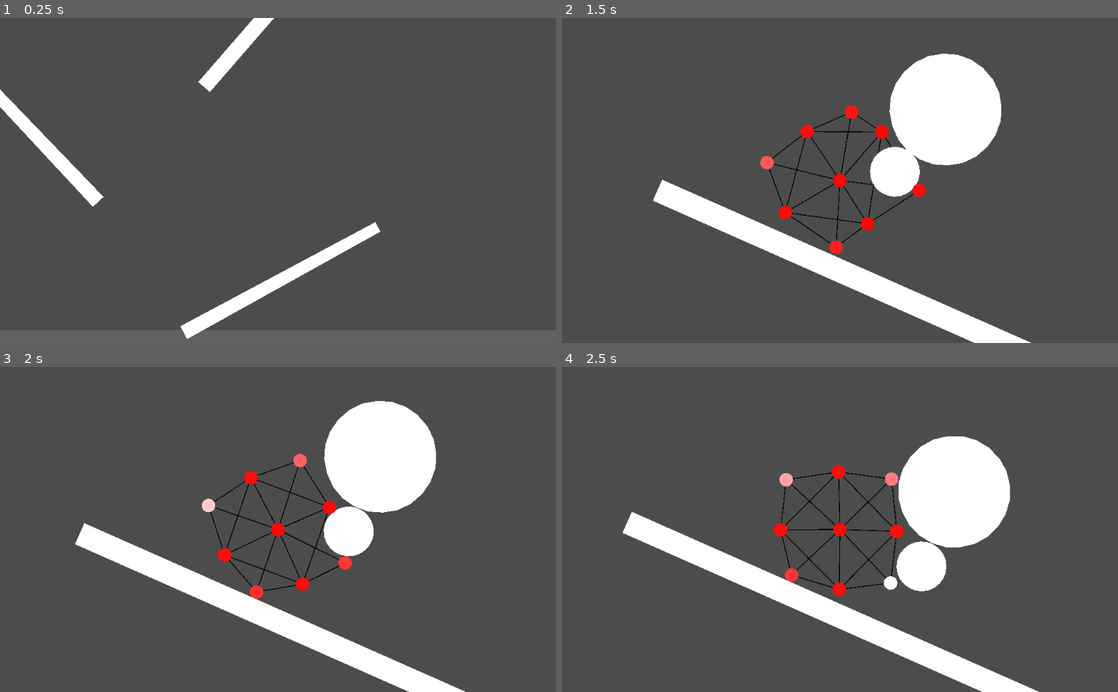
Above: before the commit, frames 1-4 (two rows, left to right).
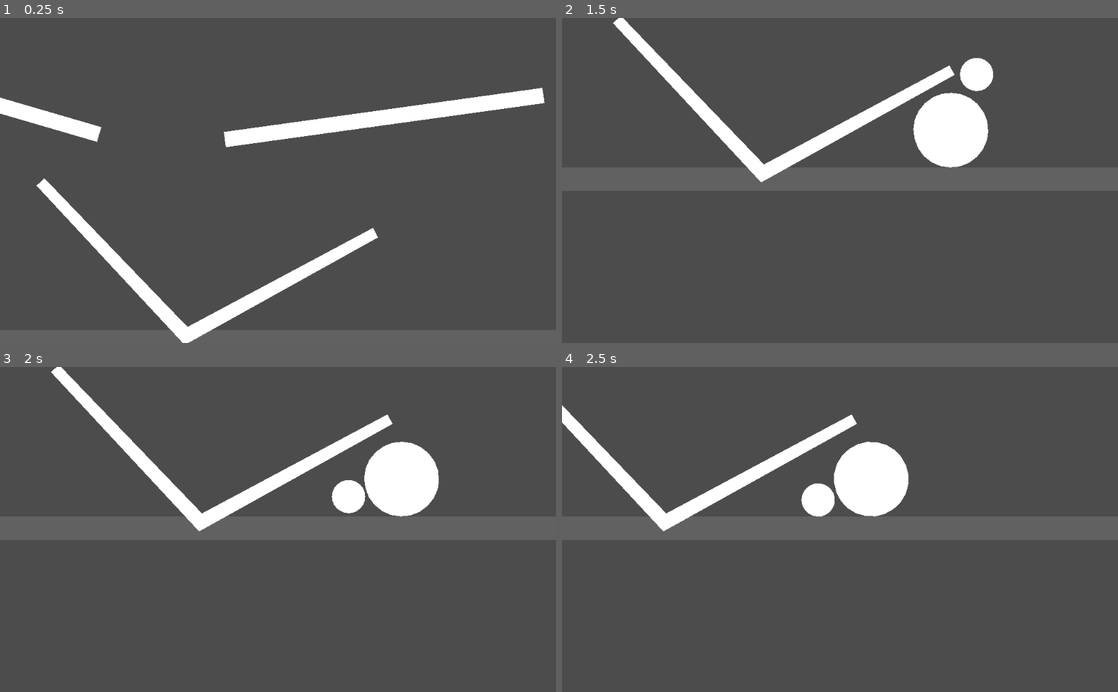
Above: after the commit, the same moments.

Repository: bustedwallstudios/Softbody
Game: Godot game, scene res://2dWorld.tscn
Same seed, same stepped clock (60 frames per second), same inputs: the game is played once before the commit and once after it.
Inputs (mouse positions are in pixels of both pictures, inside the frame that each line leads up to):
- Up to frame 1 (0.25 s): no input
- Up to frame 2 (1.5 s): tap Enter (enterKey) at 0.5 s; move the mouse to (962, 164) at 0.52 s; hold Right (ui_right) 0.53-1.28 s; hold S (camDown) 0.53-1.28 s; tap Keypad Enter (ui_accept) at 0.77 s; move the mouse to (934, 135) at 1.27 s; hold Down (ui_down) from 1.28 s (still down); tap A (camLeft) at 1.35 s
- Up to frame 3 (2 s): keep holding Down (ui_down); tap Keypad Enter (ui_accept) at 1.52 s
- Up to frame 4 (2.5 s): move the mouse to (940, 458) at 2.02 s; release Down (ui_down) at 2.03 s; hold Right (ui_right) from 2.03 s (still down); hold D (camRight) from 2.03 s (still down)

The runs differ from the first frame. In frame 1, 7.8% of the frame differs, in the area x 0-98%, y 0-100%; in frame 2, 12%; in frame 3, 13%; in frame 4, 18%, in the area x 0-86%, y 11-100%.
Error after the commit: Parse Error: The identifier "pressureFactor" isn't declared in the current scope. (res://Objects/SquishyBall.gd:168)

Commit message:
started trying to fix the pressure-based body

Diff:
--- a/2dWorld.tscn
+++ b/2dWorld.tscn
@@ -4,7 +4,7 @@
 [ext_resource path="res://MiscScripts/Draggable2.gd" type="Script" id=2]
 [ext_resource path="res://MiscScripts/Draggable.gd" type="Script" id=3]
 [ext_resource path="res://MiscScripts/Rotate.gd" type="Script" id=4]
-[ext_resource path="res://Objects/SquishyBody.tscn" type="PackedScene" id=5]
+[ext_resource path="res://Objects/SquishyBall.tscn" type="PackedScene" id=5]
 [ext_resource path="res://MiscScripts/WorldCamera.gd" type="Script" id=6]
 
 [sub_resource type="RectangleShape2D" id=3]
@@ -38,7 +38,7 @@
 
 [node name="Ground" type="StaticBody2D" parent="World"]
 position = Vector2( 0, 621 )
-scale = Vector2( 10000, 5 )
+scale = Vector2( 1000, 5 )
 __meta__ = {
 "_edit_group_": true
 }
@@ -53,8 +53,8 @@
 polygon = PoolVector2Array( -5.95, -0.225, 5.95, -0.225, 5.95, 1.075, -5.95, 1.075 )
 
 [node name="RotatingBeam" type="StaticBody2D" parent="World"]
-position = Vector2( -1696, -2445 )
-rotation = 0.417134
+position = Vector2( 503, -587 )
+rotation = -0.137881
 scale = Vector2( 1.475, 5 )
 constant_linear_velocity = Vector2( 0.269, 0 )
 __meta__ = {
@@ -69,8 +69,8 @@
 polygon = PoolVector2Array( -546, 3.99805, -546, -13.002, 659, -12.9976, 659, 4.00244 )
 
 [node name="RotatingBeam4" type="StaticBody2D" parent="World"]
-position = Vector2( 76.0001, -1388 )
-rotation = -3.99855
+position = Vector2( -1600, -728 )
+rotation = -2.8571
 scale = Vector2( 1.172, 5 )
 __meta__ = {
 "_edit_group_": true
@@ -84,7 +84,7 @@
 polygon = PoolVector2Array( -546, 3.99805, -546, -13.002, 659, -12.9976, 659, 4.00244 )
 
 [node name="RotatingBeam2" type="StaticBody2D" parent="World"]
-position = Vector2( -35, 314 )
+position = Vector2( -48, 346 )
 rotation = -0.493928
 scale = Vector2( 1.016, 3.251 )
 script = ExtResource( 4 )
@@ -103,7 +103,7 @@
 polygon = PoolVector2Array( -27.2157, -0.289926, 32.9624, -0.241419, 32.9287, 0.677203, -27.2257, 0.947976 )
 
 [node name="RotatingBeam3" type="StaticBody2D" parent="World"]
-position = Vector2( -1364, -556 )
+position = Vector2( -857, 209 )
 rotation = 3.9619
 scale = Vector2( 1, 3.251 )
 script = ExtResource( 4 )
@@ -122,7 +122,7 @@
 polygon = PoolVector2Array( -27.2157, -0.289926, 32.9624, -0.241419, 32.9287, 0.677203, -27.2257, 0.947976 )
 
 [node name="Beam" type="RigidBody2D" parent="World"]
-position = Vector2( -2182, 112 )
+position = Vector2( -2936, 137 )
 mass = 20.0
 gravity_scale = 3.72
 can_sleep = false
@@ -142,7 +142,7 @@
 polygon = PoolVector2Array( -16.9075, -0.197987, 20.0952, -0.13546, 20.0282, 3.01541, -16.674, 2.99974 )
 
 [node name="Ball" type="RigidBody2D" parent="World"]
-position = Vector2( -2003, 76 )
+position = Vector2( -2893, -204 )
 collision_layer = 3
 collision_mask = 3
 input_pickable = true
@@ -187,18 +187,18 @@
 scale = Vector2( 44.924, 44.925 )
 polygon = PoolVector2Array( -4.45, 1.625, -4.6, 0.425001, -4.45, -0.775, -4, -1.875, -3.25, -2.825, -2.3, -3.575, -1.2, …(247 unchanged characters)…
 
-[node name="SquishyBody" parent="." instance=ExtResource( 5 )]
-position = Vector2( -2091, -3485 )
-pointsHorz = 3
-pointsVert = 3
-sizeInPx = 380
-pointRadius = 25.0
-stiffness = 15.0
-edgeBulges = 0.977
-gravity = Vector2( 0, 14.965 )
-forceTint = true
-showPoints = true
-showOutline = false
+[node name="SquishyBall" parent="." instance=ExtResource( 5 )]
+position = Vector2( -1547, -1172 )
+radiusInPx = 123
+pointsAroundCircle = null
+pointRadius = null
+mass = null
+gravity = Vector2( 0, 3.636 )
+showLines = null
+showPoints = null
+showPolygon = null
+showOutline = null
+pressureFactor = null
 
 [connection signal="input_event" from="World/Ball" to="World/Ball" method="inputEvent"]
 [connection signal="input_event" from="World/BigBall" to="World/BigBall" method="inputEvent"]
--- a/Objects/PhysicsPoint.tscn
+++ b/Objects/PhysicsPoint.tscn
@@ -7,6 +7,7 @@
 [sub_resource type="CircleShape2D" id=1]
 
 [node name="PhysicsPoint" type="RigidBody2D"]
+collision_mask = 0
 physics_material_override = SubResource( 2 )
 gravity_scale = 0.0
 continuous_cd = 1
--- a/Objects/Spring.gd
+++ b/Objects/Spring.gd
@@ -5,12 +5,12 @@
 # IMMEDIATELY when the thing starts, TO CONVERT THEM TO AN ACTUAL NODE.
 var hasConvertedStupidNodePaths = false
 
-export (NodePath) var PointA
-export (NodePath) var PointB
+var PointA
+var PointB
 
 # stiffness and dampingFactor are both set by the squishyBody itself.
 var stiffness:float
-var dampingFactor:float # We multiply the velocity by this each frame, to prevent it from flying off to infinity
+var dampingFactor:float
 
 # The deformity of the springs. The higher this value is, the less the spring will spring back, and
 # the more it will permanently conform to the forces applied.
@@ -51,12 +51,14 @@
 		$Line2D.clear_points()
 		$Line2D.hide()
 
-	convertStupidNodePaths()
+	if not hasConvertedStupidNodePaths:
+			convertStupidNodePaths()
 
 func convertStupidNodePaths():
 	# Change the |path to the node| to the node itself
 	PointA = get_node(PointA)
 	PointB = get_node(PointB)
+	hasConvertedStupidNodePaths = true
 
 var t = 0
 # warning-ignore:unused_argument
@@ -71,8 +73,8 @@
 	# This is used in hookesLawToFindForce() and findPressureForce()
 	currentLength = (PointB.global_position - PointA.global_position).length()
 
-	var springForce:float  = hookesLawToFindForce()
-	var dampingForce:float = findDampingForce()
+	var springForce:float  = hookesLawToFindForce() * (delta*60)
+	var dampingForce:float = findDampingForce()     * (delta*60)
 
 	var totalForce:float = springForce + dampingForce
 
@@ -84,9 +86,9 @@
 
 	# If this is a ball body, instead of a mesh-like square one, we'll do the calculations
 	# to figure out the pressure-based forces.
-	if false:
+	if isBall:
 		# The AMOUNT of pressure that we will apply to the points
-		var pressureForce:float = findPressureForce() * pressureFactor
+		var pressureForce:float = findPressureForce() * pressureFactor * (delta*60)
 
 		# The direction we are to apply the force in is perpendicular to the spring,
 		# pointing outwards. This will push them both away from the center of the ball,
@@ -208,7 +210,7 @@
 
 func findPressureForce() -> float:
 	# Get the pressure from the squishyball
-	var pressure:float = PointA.get_parent().p
+	var pressure:float = PointA.get_parent().p # float
 
 	# Get the vector pointing from A to B
 	var vectorBetweenPoints:Vector2 = PointB.global_position - PointA.global_position
--- a/Objects/SquishyBall.gd
+++ b/Objects/SquishyBall.gd
@@ -19,9 +19,10 @@
 export (float) var pointRadius = 10
 
 # These will be applied to each spring as they are created
+# Stiffness is not important in the squishy ball; the edges should remain pretty solid.
 # Damping factor is only really useful if it is set to exactly the same thing as stiffness,
 # so I have removed the ability to control that from the node.
-export (float, 0, 15) var stiffness = 10
+var stiffness = 13
 var dampingFactor
 
 export (float) var mass = 1
@@ -42,9 +43,6 @@
 
 var n # Amount of substance within the ball: constant (calculated in _ready())
 const R:float = 8.31446261815324 # Ideal gas constant: constant (obviously)
-
-# The pressure is literally just multiplied by this during the calculation
-export (float) var pressureFactor = 1
 
 # The formula to calculate pressure is PV = nRT, but T is temp (we don't care
 # about that), and all we actually need is pressure. Thus, we rearrange the
@@ -58,7 +56,7 @@
 	# 2 springs on each point)
 	dampingFactor = stiffness * 1.5
 
-	# n is the area of the shape in pixels
+	# n is the amount of "gas" within the ball (nothing's really there of course)
 	n = radiusInPx
 
 	# This will equal the circumference of the circle / the point count.
@@ -100,9 +98,8 @@
 		# Calculate the position to put it at around the circle
 		var directionVector = Vector2(cos(angle), sin(angle))
 		var nodePosition    = directionVector * radiusInPx
-		angle += angleApart # Increase the angle that we'll create the next one at
-
-		# Initiate a new point in memory
+
+		# Initiate a new point
 		var newPoint = PhysicsPoint.instance()
 
 		# Put the new point where it should be
@@ -114,7 +111,7 @@
 
 		# Adjust the color to give the whole squishy body a nice rainbow across it
 		# We have to multiply it by 1.0 to prevent it from rounding to 0 no matter what -_-
-		newPoint.get_node("Marker").color = Color.from_hsv((pointIdx*1.0)/(pointsAroundCircle *1.0), 1, 1)
+		newPoint.get_node("Marker").color = Color.from_hsv((pointIdx*1.0)/(pointsAroundCircle*1.0), 1, 1)
 
 		# All the points need to have the same mass
 		newPoint.mass = mass
@@ -130,6 +127,8 @@
 
 		# And add it to the array so we can easily remember which are which
 		bodyPoints.append(newPoint.get_path())
+
+		angle += angleApart # Increase the angle that we'll create the next one at
 
 func initiateSprings():
 	# Loop the same amount of times as we have points in the circle
@@ -146,16 +145,15 @@
 			# Create a spring attached to the current and next points
 			createSpring(i, i+1, str(i), pxBetweenPoints)
 
-	var halfDistAround = int(pointsAroundCircle/2)
-
-	for i in range(0, halfDistAround):
-		var oppositeIdx = (i + halfDistAround) % pointsAroundCircle
-		createSpring(i, oppositeIdx, str(i) + "long", radiusInPx*2)
+#	var halfDistAround = int(pointsAroundCircle/2)
+#
+#	for i in range(0, halfDistAround):
+#		var oppositeIdx = (i + halfDistAround) % pointsAroundCircle
+#		createSpring(i, oppositeIdx, str(i) + "long", radiusInPx*2)
 
 func createSpring(idx:int, targetIdx:int, springName:String, length:float):
 	# Create a new spring and add it as a child
 	var spring = PhysicsSpring.instance()
-	add_child(spring)
 
 	# Connect the spring to this node and the target node, so that it keeps them apart.
 	# The only case where targetIdx won't be idx+1 is when we're on the last point,
@@ -165,8 +163,8 @@
 
 	# Set the physical properties of the spring
 	spring.restLength    = length
-	spring.stiffness     = self.stiffness
-	spring.dampingFactor = self.dampingFactor
+	spring.stiffness     = stiffness
+	spring.dampingFactor = dampingFactor
 	spring.pressureFactor = pressureFactor
 
 	# This is the squishy ball, so the spring has to adjust the forces according to that
@@ -178,8 +176,7 @@
 	# This will not display the lines connecting the points where the springs are.
 	spring.hideLine = !showLines
 
-	# We're done setting it up, so it can now start processing its physics and whatnot
-	spring.doneSetup = true
+	add_child(spring)
 
 func calculateArea():
 	# The running total of all our calculations
@@ -214,7 +211,7 @@
 		total += result
 
 	# Divide the absolute value of the total by 2, and we have our area.
-	total = abs(total/2)
+	total = total/2
 
 	return total
 
--- a/Objects/SquishyBody.gd
+++ b/Objects/SquishyBody.gd
@@ -152,7 +152,7 @@
 			var downLength      = orthogSpringLength
 
 			# The lengths of each spring, if we're bulging it out
-			var orthogWithBulgeHorz = orthogSpringLength + bulgeHorz
+			var orthogWithBulgeHorz = orthogSpringLength + bulgeHorz #0.8 just bcuz it looks better
 			var orthogWithBulgeVert = orthogSpringLength + bulgeVert
 			var diagWithBulge = pythag(orthogWithBulgeHorz, orthogSpringLength)
 
@@ -231,29 +231,29 @@
 
 func createSpring(x:int, y:int, targetX:int, targetY:int, springName:String, lengthOverride:float=0):
 	# Create a new spring and add it as a child
-	var newSpring = PhysicsSpring.instance()
-
-	# Connect the newSpring to this node and the target node, so that it keeps them apart.
-	newSpring.PointA = bodyPoints[y][x]
-	newSpring.PointB = bodyPoints[targetY][targetX]
-
-	# Set the physical properties of the newSpring
+	var spring = PhysicsSpring.instance()
+
+	# Connect the spring to this node and the target node, so that it keeps them apart.
+	spring.PointA = bodyPoints[y][x]
+	spring.PointB = bodyPoints[targetY][targetX]
+
+	# Set the physical properties of the spring
 	if lengthOverride == 0:
-		newSpring.restLength     = self.lengthForThisSpring
+		spring.restLength     = lengthForThisSpring
 	else:
-		newSpring.restLength     = lengthOverride
-	newSpring.originalRestLength = self.lengthForThisSpring
-	newSpring.stiffness          = self.stiffness
-	newSpring.dampingFactor      = self.dampingFactor
-	newSpring.plasticity         = self.plasticity
-	newSpring.memory             = self.memory
-
-	newSpring.springName = springName + "("+str(x)+","+str(y)+")" # Will look like "dd(3,6)".
+		spring.restLength     = lengthOverride
+	spring.originalRestLength = lengthForThisSpring
+	spring.stiffness          = stiffness
+	spring.dampingFactor      = dampingFactor
+	spring.plasticity         = plasticity
+	spring.memory             = memory
+
+	spring.springName = springName + "("+str(x)+","+str(y)+")" # Will look like "dd(3,6)".
 
 	# This will not display the lines connecting the points where the springs are.
-	newSpring.hideLine = !showLines
-
-	add_child(newSpring)
+	spring.hideLine = !showLines
+
+	add_child(spring)
 
 # Refreshes the Polygon2D or Line2D that we use to represent the shape of the softbody,
 # which uses eldritch array positioning to get the right points and add them to
--- a/new_script.gd
+++ /dev/null
@@ -1,20 +0,0 @@
-# These are for bulges. If it's on the edge of the square, it will
-			# extend the length of the springs to the amount they should be with
-			# the bulges.
-			if y == 0: # If we're on the TOP ROW
-#				downRightLength = diagWithBulge
-				downLength      = orthogWithBulgeVert
-			elif y == pointsVert-2: # If we're on the SECOND BOTTOM ROW
-#				downRightLength = diagWithBulge
-				downLength      = orthogWithBulgeVert
-#			elif y == pointsVert-1: # If we're on the BOTTOM ROW
-#				upRightLength   = diagWithBulge
-
-			if x == 0: # If we're on the LEFT COLUMN
-#				upRightLength   = diagWithBulge
-				rightLength     = orthogWithBulgeHorz
-#				downRightLength = diagWithBulge
-			elif x == pointsHorz-2: # If we're on the SECOND RIGHT COLUMN
-#				upRightLength    = diagWithBulge
-				rightLength      = orthogWithBulgeHorz
-#				downRightLength  = diagWithBulge
